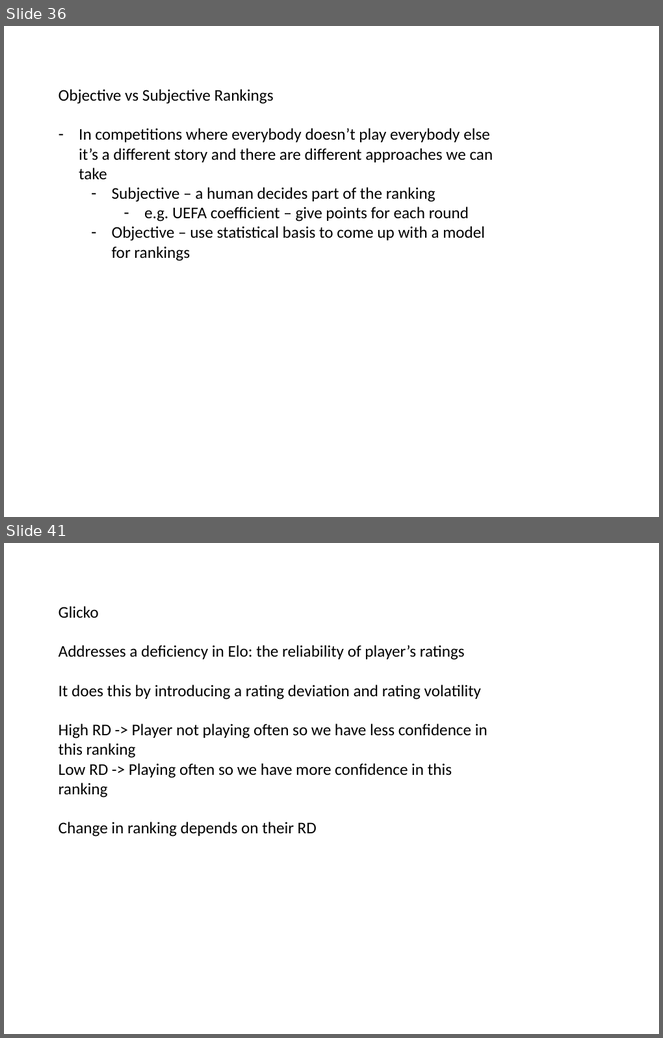
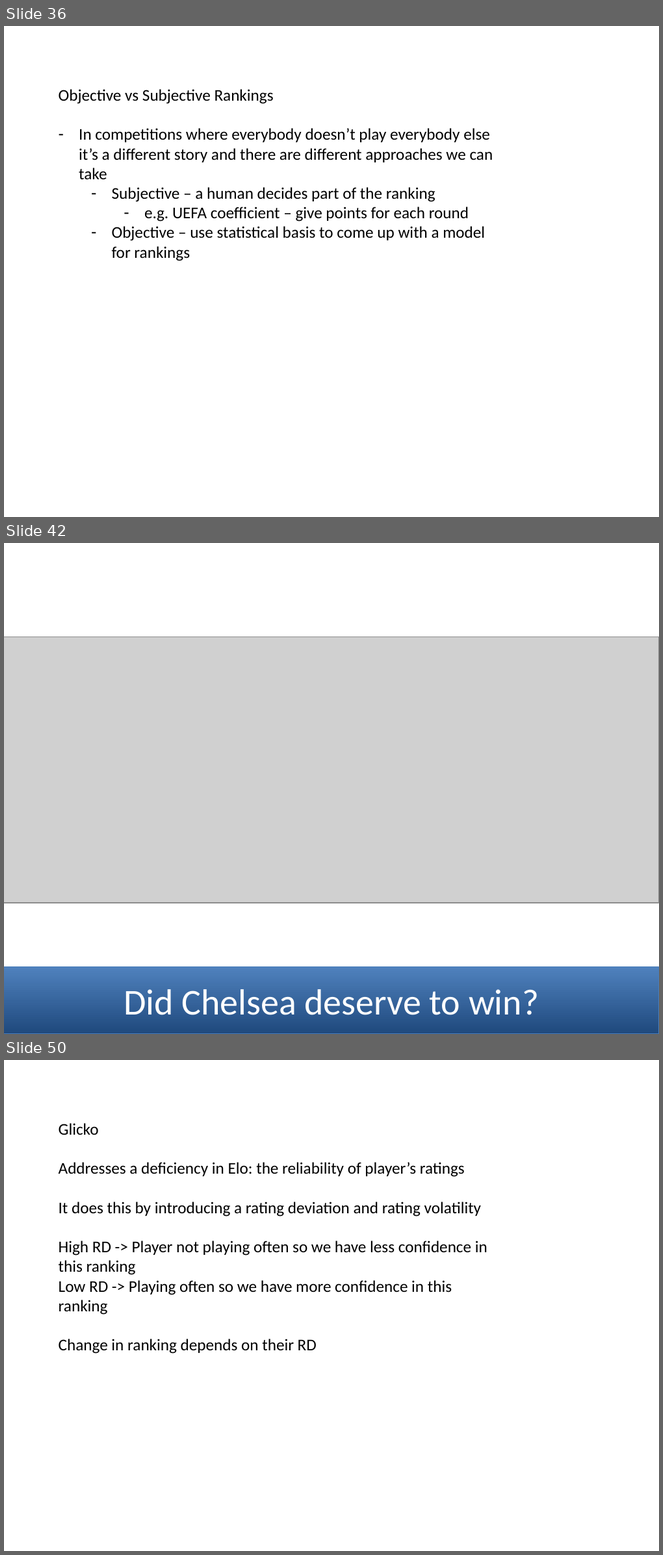
Before and after one commit to mneedham/ranking-algorithms, a slide deck: data-science-london.pptx. Shown one above the other, each under a label of ours: slides 36 and 41 before the commit, slides 36, 42 and 50 after it; the slides between them are not shown. The pictures are 663x1038 and 663x1555 pixels, drawn with LibreOffice and Linux fonts; fonts in the diff are those of the drawing; grey boxes stand for pictures. Boxes give left, top, right and bottom in pixels: in the first picture for what was removed or moved away, otherwise in the second. Text is boxed around its words. In the diff, an @@ line names an element or a change of style, - is before the commit and + after.

```diff
--- a/data-science-london.pptx
+++ b/data-science-london.pptx
@@ slide 42 added at box(4, 543, 659, 1034), background #FFFFFF @@
@@ picture added at box(4, 637, 659, 903) @@
@@ rectangle added at box(4, 967, 659, 1034), fill gradient #1F497D to #4F81BD, outline #4B7EBC 0.75 pt, 40 pt, text #FFFFFF @@
+Did Chelsea deserve to win?
@@ what was slide 41 is now slide 50 @@
```
Also in this commit, not shown: 2 slides changed, 12 other slides added, 3 slides removed, 4 other files.
